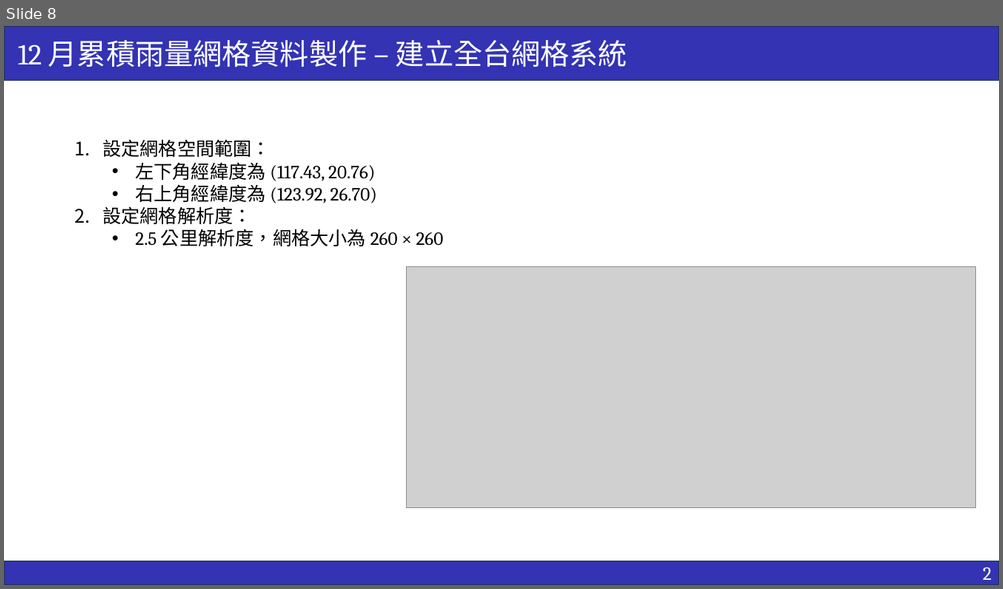
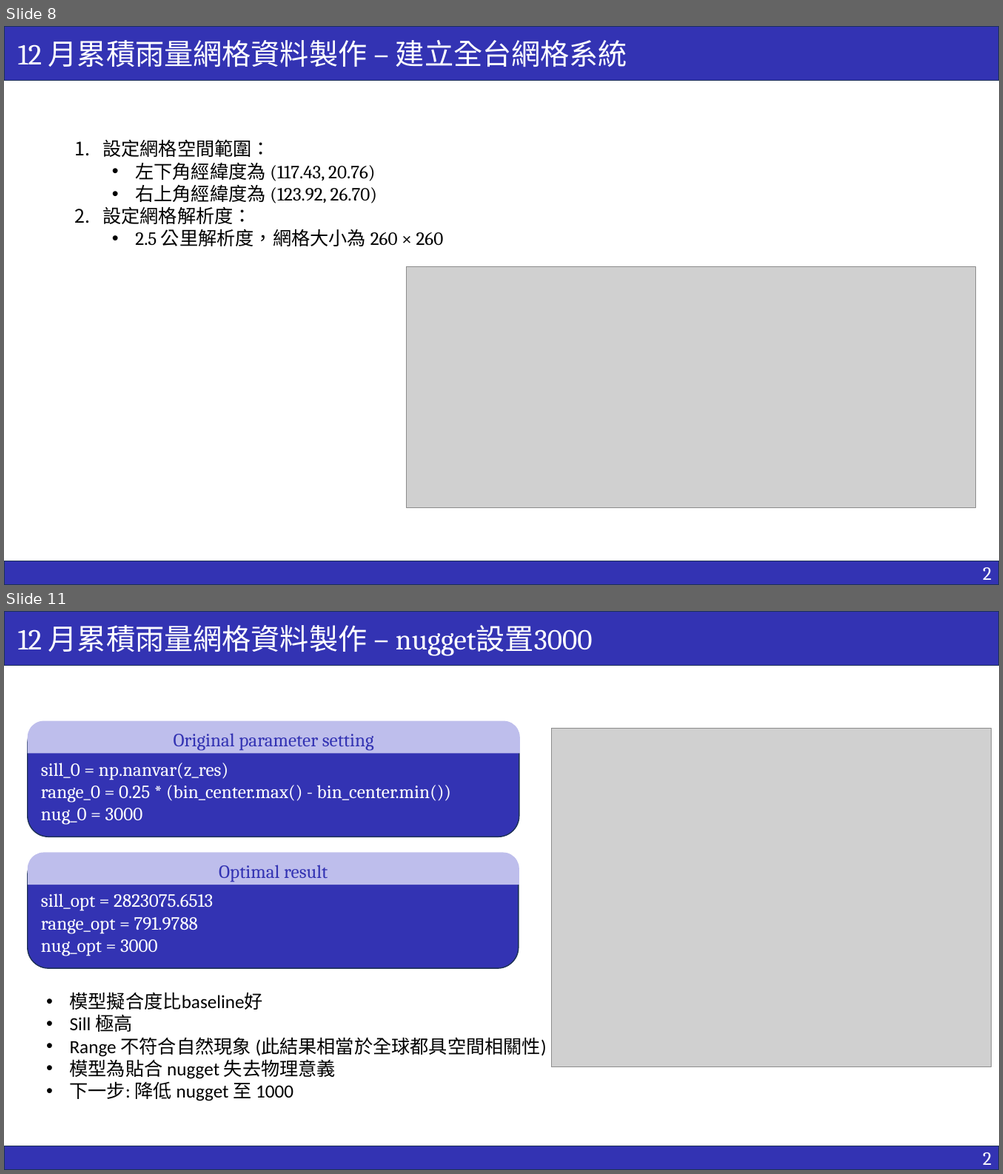
Before and after one commit to ricki0313/rainfall_practice, a slide deck: report/rainfall_report.pptx. Shown one above the other, each under a label of ours: slide 8 before the commit, slides 8 and 11 after it; the slides between them are not shown. The pictures are 1003x589 and 1003x1174 pixels, drawn with LibreOffice and Linux fonts; fonts in the diff are those of the drawing; grey boxes stand for pictures. Boxes give left, top, right and bottom in pixels: in the first picture for what was removed or moved away, otherwise in the second. Text is boxed around its words. In the diff, an @@ line names an element or a change of style, - is before the commit and + after.

```diff
--- a/report/rainfall_report.pptx
+++ b/report/rainfall_report.pptx
@@ slide 11 added at (4,611,999,1170), background #FFFFFF @@
@@ rectangle added at (4,611,999,666), fill #3333B3, outline #1E3256 1 pt, 28 pt, text #FFFFFF @@
+12 月累積雨量網格資料製作 – nugget設置3000
@@ round same rect added at (28,721,521,753), fill #BEBEEC, 18 pt, text #3333B3 @@
+Original parameter setting
@@ rounded rectangle added at (28,723,520,837), fill #3333B3, outline #1E3256 1 pt, 18 pt, text #FFFFFF @@
+sill_0 = np.nanvar(z_res)
+range_0 = 0.25 * (bin_center.max() - bin_center.min())
+nug_0 = 3000
@@ picture added at (552,728,991,1068) @@
@@ rounded rectangle added at (28,854,519,968), fill #3333B3, outline #1E3256 1 pt, 18 pt, text #FFFFFF @@
+sill_opt = 2823075.6513
+range_opt = 791.9788
+nug_opt = 3000
@@ round same rect added at (28,853,520,885), fill #BEBEEC, 18 pt, text #3333B3 @@
+Optimal result
@@ text added at (70,992,546,1102), 18 pt, text #000000 @@
+• 模型擬合度比baseline好
+• Sill 極高
+• Range 不符合自然現象 (此結果相當於全球都具空間相關性)
+• 模型為貼合 nugget 失去物理意義
+• 下一步: 降低 nugget 至 1000
@@ rectangle added at (4,1147,999,1170), fill #3333B3, outline #1E3256 1 pt, 18 pt, text #FFFFFF @@
+2
```
Also in this commit, not shown: 2 slides changed, 4 other slides added, 6 other files.
